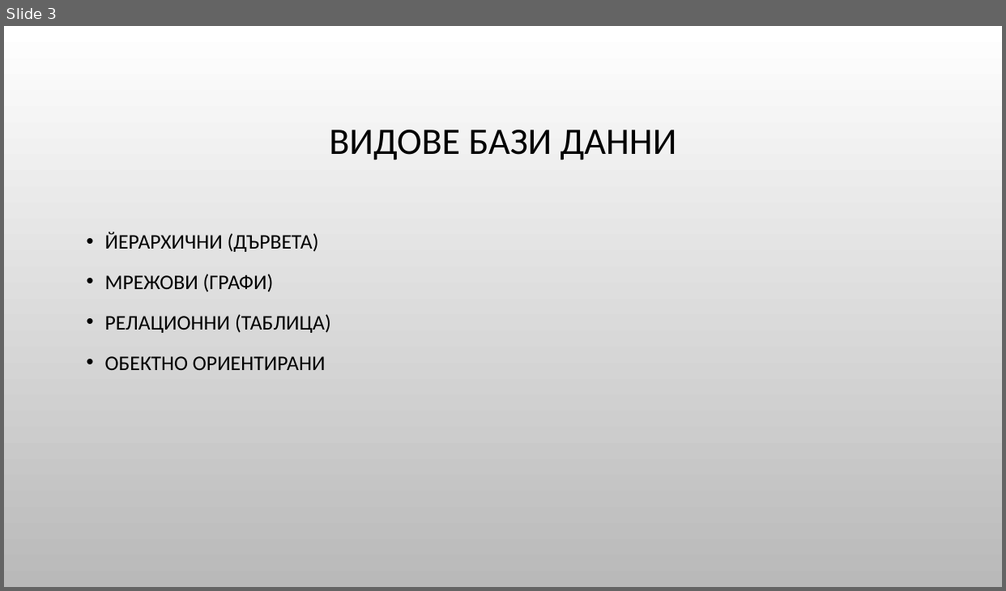
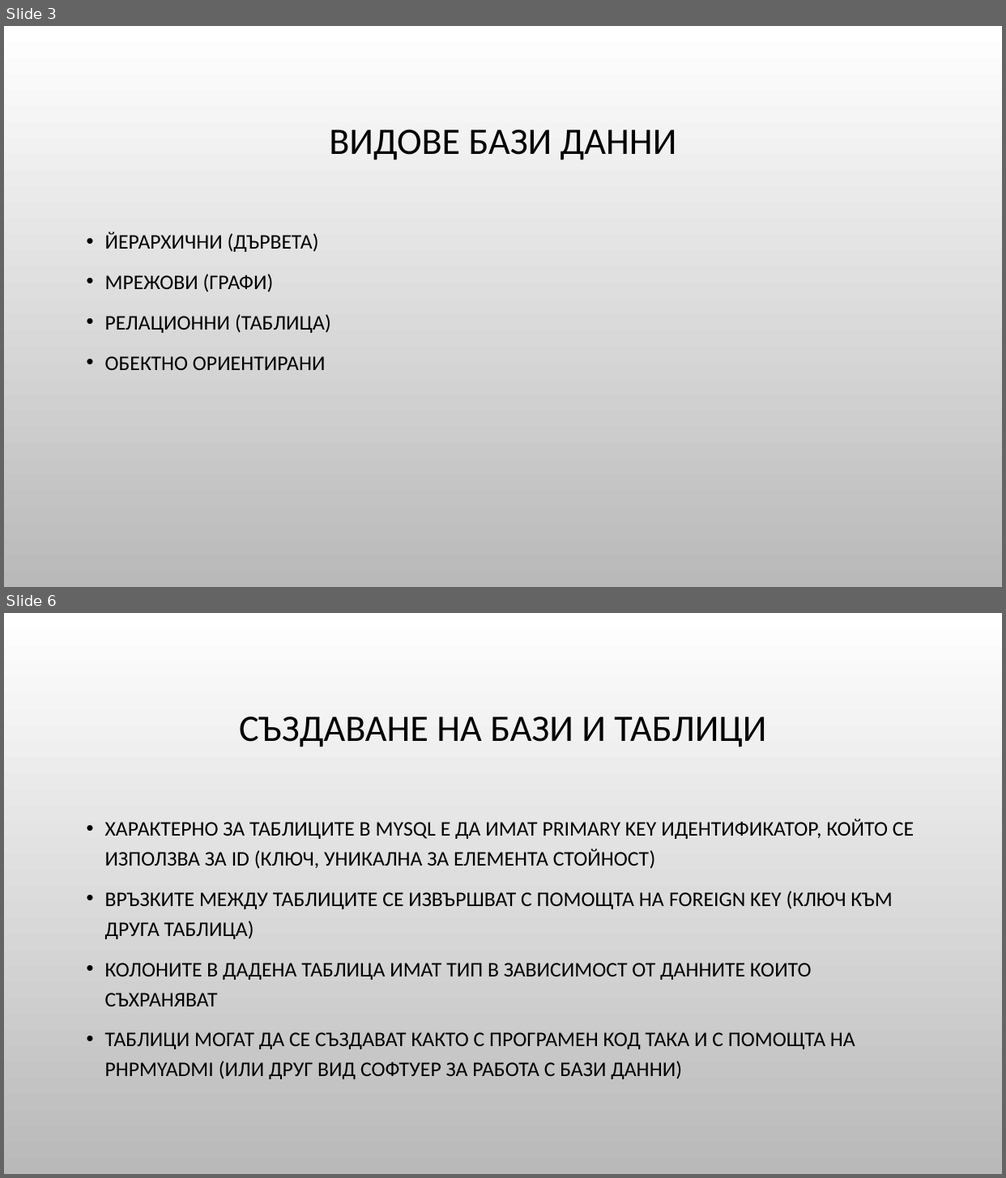
Before and after one commit to Bilyukov/php-mysql-course, a slide deck: 09.introduction-to-mysql.pptx. Shown one above the other, each under a label of ours: slide 3 before the commit, slides 3 and 6 after it; the slides between them are not shown. The pictures are 1006x591 and 1006x1178 pixels, drawn with LibreOffice and Linux fonts; fonts in the diff are those of the drawing; background and template pictures are left out. Boxes give left, top, right and bottom in pixels: in the first picture for what was removed or moved away, otherwise in the second. Text is boxed around its words. In the diff, an @@ line names an element or a change of style, - is before the commit and + after.

```diff
--- a/09.introduction-to-mysql.pptx
+++ b/09.introduction-to-mysql.pptx
@@ slide 6 added at (x1=4, y1=613, x2=1002, y2=1174), background picture (left out) @@
@@ title added at (x1=239, y1=717, x2=766, y2=747), 36 pt, text #000000 @@
+СЪЗДАВАНЕ НА БАЗИ И ТАБЛИЦИ
@@ text added at (x1=105, y1=819, x2=914, y2=1080), 20 pt, text #000000 @@
+• ХАРАКТЕРНО ЗА ТАБЛИЦИТЕ В MYSQL Е ДА ИМАТ PRIMARY KEY ИДЕНТИФИКАТОР, КОЙТО СЕ ИЗПОЛЗВА ЗА ID (КЛЮЧ, УНИКАЛНА ЗА ЕЛЕМЕНТА СТОЙНОСТ)
+• ВРЪЗКИТЕ МЕЖДУ ТАБЛИЦИТЕ СЕ ИЗВЪРШВАТ С ПОМОЩТА НА FOREIGN KEY (КЛЮЧ КЪМ ДРУГА ТАБЛИЦА)
+• КОЛОНИТЕ В ДАДЕНА ТАБЛИЦА ИМАТ ТИП В ЗАВИСИМОСТ ОТ ДАННИТЕ КОИТО СЪХРАНЯВАТ
+• ТАБЛИЦИ МОГАТ ДА СЕ СЪЗДАВАТ КАКТО С ПРОГРАМЕН КОД ТАКА И С ПОМОЩТА НА PHPMYADMI (ИЛИ ДРУГ ВИД СОФТУЕР ЗА РАБОТА С БАЗИ ДАННИ)
```
Also in this commit, not shown: 19 other slides added, 9 other files.
